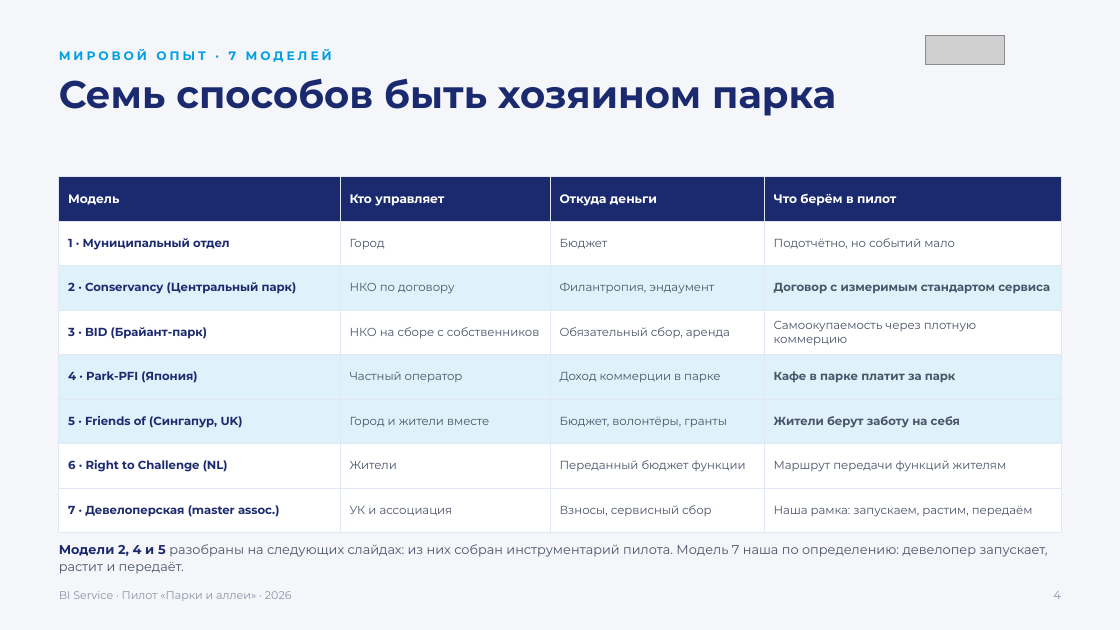
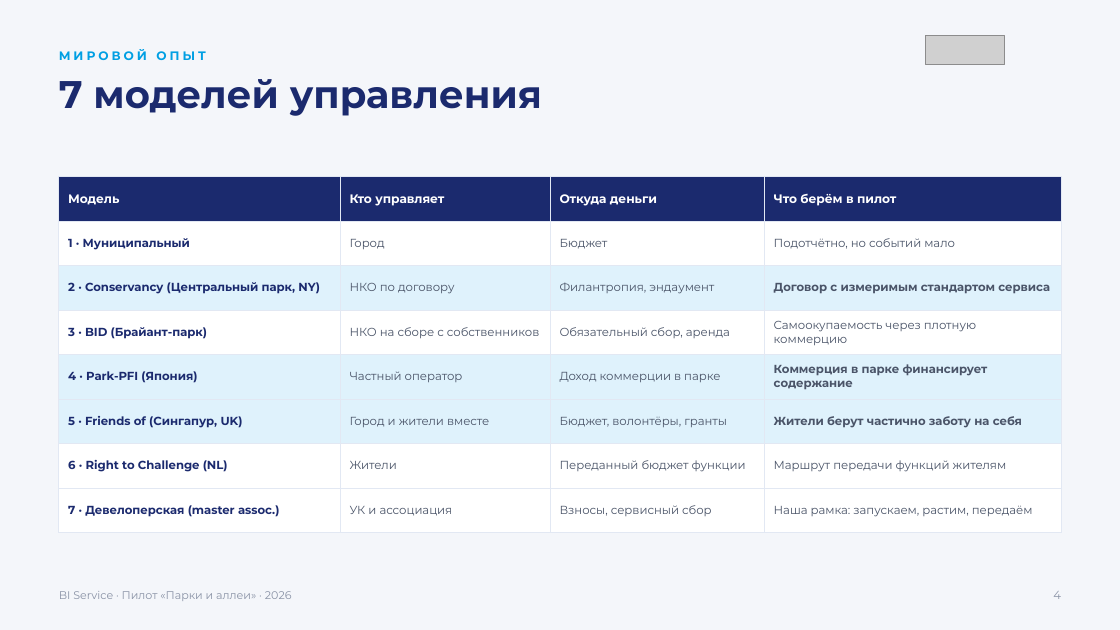
Before and after one commit to jprashkevich/bi-korshiler, a slide deck: slide 14 of docs/research/BIG-Life-park-pilot.pptx (slide 5 before the commit). Drawn at 1120x630 pixels with LibreOffice and Linux fonts; fonts in the diff are those of the drawing; grey boxes stand for pictures. Boxes give left, top, right and bottom in pixels: in the first picture for what was removed or moved away, otherwise in the second. Text is boxed around its words. In the diff, an @@ line names an element or a change of style, - is before the commit and + after.

```diff
--- a/docs/research/BIG-Life-park-pilot.pptx
+++ b/docs/research/BIG-Life-park-pilot.pptx
@@ text at (x1=59, y1=49, x2=206, y2=60): text changed @@
-МИРОВОЙ ОПЫТ · 7 МОДЕЛЕЙ
+МИРОВОЙ ОПЫТ
@@ text at (x1=59, y1=79, x2=542, y2=116): text changed @@
-Семь способов быть хозяином парка
+7 моделей управления
@@ table at (x1=59, y1=176, x2=1061, y2=533) @@
-row 2, column 1: 1 · Муниципальный отдел
+row 2, column 1: 1 · Муниципальный
-row 3, column 1: 2 · Conservancy (Центральный парк)
+row 3, column 1: 2 · Conservancy (Центральный парк, NY)
-row 5, column 4: Кафе в парке платит за парк
+row 5, column 4: Коммерция в парке финансирует содержание
-row 6, column 4: Жители берут заботу на себя
+row 6, column 4: Жители берут частично заботу на себя
@@ text removed at (x1=59, y1=544, x2=1048, y2=574) @@
-Модели 2, 4 и 5 разобраны на следующих слайдах: из них собран инструментарий пилота. Модель 7 наша по определению: девелопер запускает, растит и передаёт.
```
Also in this commit, not shown: 17 other slides changed, 2 slides added, 15 slides removed, 1 other file.
